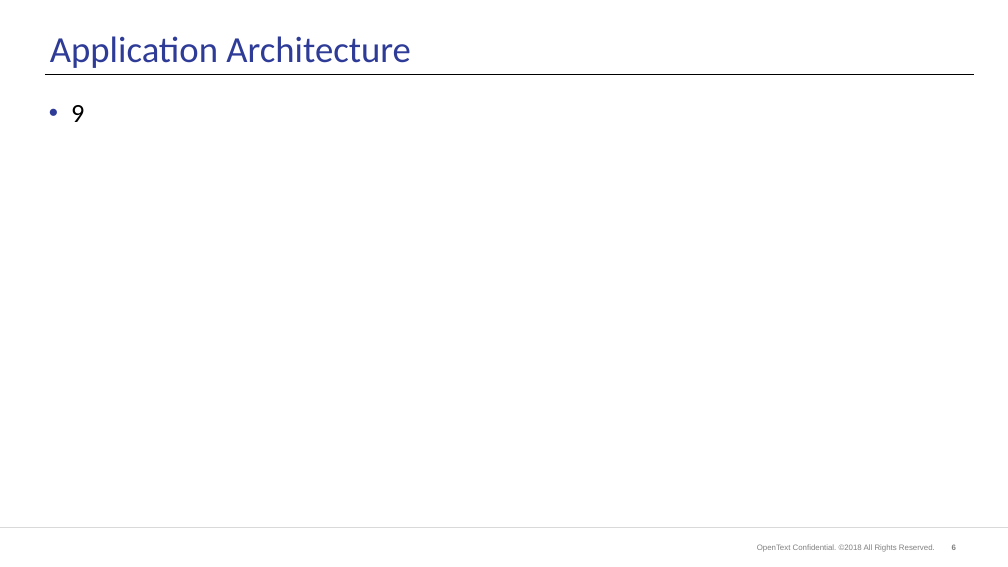
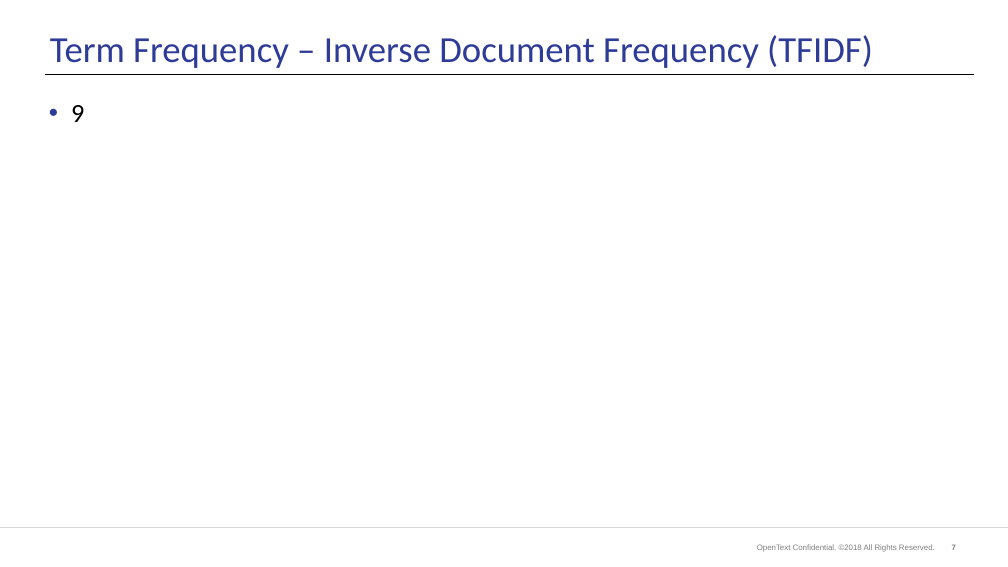
Before and after one commit to ela4490/Data-Science, a slide deck: slide 7 of DepressionTracker.pptx (slide 6 before the commit). Drawn at 1008x567 pixels with LibreOffice and Linux fonts; fonts in the diff are those of the drawing; background and template pictures are left out. Boxes give left, top, right and bottom in pixels: in the first picture for what was removed or moved away, otherwise in the second. Text is boxed around its words. In the diff, an @@ line names an element or a change of style, - is before the commit and + after.

```diff
--- a/DepressionTracker.pptx
+++ b/DepressionTracker.pptx
@@ title at [50,35,873,68]: text changed @@
-Application Architecture
+Term Frequency – Inverse Document Frequency (TFIDF)
@@ page number at [952,544,956,550]: text changed @@
-6
+7
```
Also in this commit, not shown: 3 other slides changed, 3 slides added, 1 slide removed, 1 other file.
